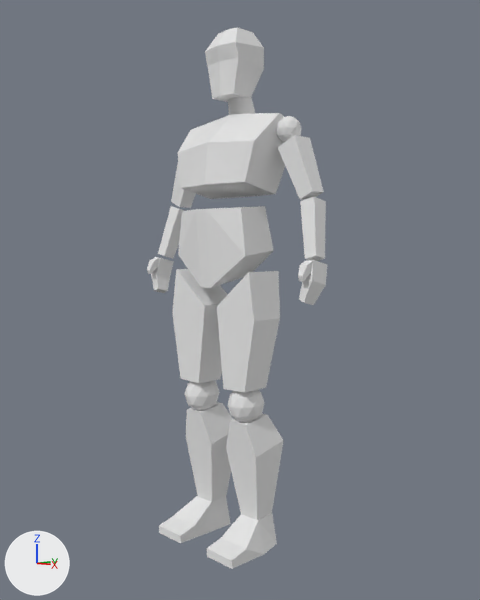
A saved change to the Blender file low_poly_person.blend.
The view is the same before and after, from a camera (50 mm lens) standing at (8.36, -7.57, 4.91) and looking at (0.56, 0.15, 4.02). Every picture has the same lights, and +X, +Y and +Z are marked at lower left.

Script lines for the objects in view, before the commit:
```python
ob_cube_010 = bpy.data.objects.new('Cube.010', me_cube_007)
ob_cube_010.location = (0.92, 0.0, 3.46)
ob_cube_010.scale = (0.34, 0.34, 0.815)
ob_cube_011 = bpy.data.objects.new('Cube.011', me_cube_008)
ob_cube_011.location = (0.92, 0.13, 1.31)
ob_cube_011.rotation_euler = (0.154, 0.0, 0.0)  # degrees (8.8, 0, 0)
ob_cube_011.scale = (0.254, 0.254, 0.815)
ob_cube_012 = bpy.data.objects.new('Cube.012', me_cube_012)
ob_cube_012.location = (0.93, 0.09, 0.19)
ob_cube_012.scale = (0.23, 0.323, 0.23)
ob_cube_014 = bpy.data.objects.new('Cube.014', me_cube_014)
ob_cube_014.location = (0.37, 0.0, 6.32)
ob_cube_014.scale = (0.683, 0.683, 0.683)
ob_cube_015 = bpy.data.objects.new('Cube.015', me_cube_015)
ob_cube_015.location = (1.73, 0.33, 6.07)
ob_cube_015.rotation_euler = (0.0, -0.412, 0.0)  # degrees (0, -24, 0)
ob_cube_015.scale = (0.172, 0.169, 0.452)
ob_cube_016 = bpy.data.objects.new('Cube.016', me_cube_016)
ob_cube_016.location = (2.03, 0.24, 5.15)
ob_cube_016.rotation_euler = (-0.237, -0.227, 0.0543)  # degrees (-14, -13, 3.1)
ob_cube_016.scale = (0.172, 0.181, 0.452)
ob_cube_017 = bpy.data.objects.new('Cube.017', me_cube_017)
ob_cube_017.location = (2.18, 0.09, 4.51)
ob_cube_017.rotation_euler = (-0.229, -0.0957, 0.00856)  # degrees (-13, -5.5, 0.5)
ob_cube_017.scale = (0.0848, 0.105, 0.154)
ob_cube_019 = bpy.data.objects.new('Cube.019', me_cube_019)
ob_cube_019.location = (0.38, 0.23, 7.84)
ob_cube_019.scale = (0.361, 0.361, 0.514)
ob_icosphere_002 = bpy.data.objects.new('Icosphere.002', me_icosphere_002)
ob_icosphere_002.location = (0.91, -0.06, 2.37)
ob_icosphere_002.scale = (0.272, 0.324, 0.324)
# also in view: 'Cube.013' at (0.35, -0.03, 4.88)
```
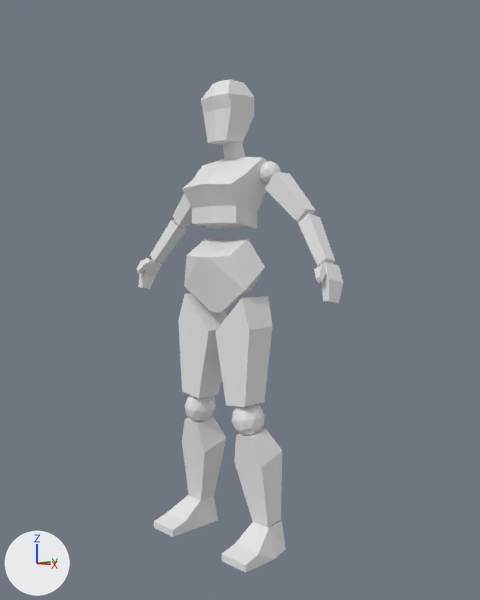
Commit message: Finished the block design of the woman.

Boxes [x1, y1, x2, y2] around the edits, measured in the pictures (480 x 600 px):
'Cube.010', reshaped, moved, turned, rescaled
    before: [172, 269, 280, 393]
    after: [178, 293, 273, 407]
'Cube.014', reshaped, moved, turned, rescaled
    before: [178, 113, 285, 199]
    after: [182, 157, 268, 230]
'Cube.011', reshaped, moved, turned, rescaled
    before: [186, 402, 284, 520]
    after: [182, 416, 282, 527]
'Cube.013', reshaped, moved, turned, rescaled
    before: [178, 206, 274, 288]
    after: [184, 237, 265, 312]
'Cube.019', moved, rescaled (10% narrower, 12% shorter)
    before: [205, 27, 264, 102]
    after: [201, 79, 254, 145]
'Cube.012', reshaped, moved, rescaled, turned
    before: [159, 496, 277, 569]
    after: [154, 495, 286, 573]
'Cube.015', reshaped, moved, turned, rescaled
    before: [171, 135, 324, 208]
    after: [173, 172, 315, 226]
'Cube.016', reshaped, moved, turned, rescaled
    before: [158, 197, 326, 261]
    after: [150, 213, 335, 266]
'Icosphere.002', reshaped, moved, turned, rescaled
    before: [185, 381, 264, 423]
    after: [185, 395, 265, 436]
'Cube.017', reshaped, moved, turned, rescaled
    before: [151, 257, 327, 305]
    after: [138, 258, 343, 304]
'Icosphere.003', reshaped, moved, turned, rescaled
    before: [276, 116, 301, 142]
    after: [259, 161, 281, 184]
'Cube.018', reshaped, moved, turned, rescaled
    before: [147, 258, 313, 282]
    after: [137, 259, 327, 283]
part 1 of me_cube_014, built on
    before: [178, 113, 285, 199]
    after: [182, 158, 268, 230]

Edits to the bpy script that builds the scene:
```text
Change me_cube_013:
    used by ob_cube_013; location = (0.35, 0.0, 4.83); scale = (0.611, 0.611, 0.611)
    remove me_cube_013.from_pydata(...)  # 12 vertices, 9 faces; spans x 0.0..1.32, y -0.85..0.74, z -0.98..1.15
    add me_cube_013.from_pydata(...)  # 12 vertices, 9 faces; spans x 0.0..1.42, y -0.95..0.79, z -0.95..1.16
    me_cube_013 part 2: 12 of 12 vertices moved; they spanned x 0.0..1.32, y -0.85..0.74, z -0.98..1.15 and now span x 0.0..1.42, y -0.95..0.79, z -0.95..1.16; mean shift (-0.01, -0.14, -0.04); largest move (1.16, -0.52, 1.08) -> (1.0, -0.73, 0.86)
Change me_cube_014:
    used by ob_cube_014; location = (0.37, 0.0, 6.32); scale = (0.683, 0.683, 0.683)
    remove me_cube_014.from_pydata(...)  # 12 vertices, 8 faces; spans x 0.0..1.53, y -0.68..1.03, z -0.87..1.07
    add me_cube_014.from_pydata(...)  # 20 vertices, 15 faces; spans x 0.0..1.53, y -1.07..0.99, z -1.43..1.07
    me_cube_014 part 1
    2 vertices are removed from x 0.0..1.12, y -0.68..-0.47, z -0.65
    4 faces are deleted
    2 vertices move from x 0.0..1.53, y 0.86..1.03, z 0.65..0.84 to x 0.0..1.53, y 0.82..0.99, z 0.69..0.87
    10 vertices are added at x 0.0..1.22, y -1.07..0.73, z -1.43..-0.11
    11 new faces join them
Change ob_cube_010:
    ob_cube_010.location: (0.92, 0.0, 3.46) -> (0.86, -0.01, 3.12)
    ob_cube_010.rotation_euler: (0.0, 0.0, 0.0) -> (0.0, -0.0952, 0.0)  # degrees (0, 0, 0) -> degrees (0, -5.5, 0)
    ob_cube_010.scale: (0.34, 0.34, 0.815) -> (0.308, 0.308, 0.737)
Change ob_cube_011:
    ob_cube_011.location: (0.92, 0.13, 1.31) -> (1.1, 0.11, 1.18)
    ob_cube_011.rotation_euler: (0.154, 0.0, 0.0) -> (0.154, -0.111, 0.0)  # degrees (8.8, 0, 0) -> degrees (8.8, -6.4, 0)
    ob_cube_011.scale: (0.254, 0.254, 0.815) -> (0.23, 0.23, 0.737)
Change ob_icosphere_002:
    ob_icosphere_002.location: (0.91, -0.06, 2.37) -> (0.96, -0.06, 2.14)
    ob_icosphere_002.rotation_euler: (0.0, 0.0, 0.0) -> (0.0, -0.195, 0.0)  # degrees (0, 0, 0) -> degrees (0, -11, 0)
    ob_icosphere_002.scale: (0.272, 0.324, 0.324) -> (0.246, 0.293, 0.293)
Change ob_cube_012:
    ob_cube_012.location: (0.93, 0.09, 0.19) -> (1.19, 0.08, 0.17)
    ob_cube_012.scale: (0.23, 0.323, 0.23) -> (0.208, 0.292, 0.208)
Change ob_cube_013:
    ob_cube_013.location: (0.35, 0.0, 4.83) -> (0.36, 0.05, 4.41)
    ob_cube_013.rotation_euler: (0.0, 0.0, 0.0) -> (0.27, 0.0, 0.0)  # degrees (0, 0, 0) -> degrees (15, 0, 0)
    ob_cube_013.scale: (0.611, 0.611, 0.611) -> (0.516, 0.45, 0.516)
Change ob_cube_014:
    ob_cube_014.location: (0.37, 0.0, 6.32) -> (0.37, -0.01, 5.88)
    ob_cube_014.rotation_euler: (0.0, 0.0, 0.0) -> (-0.101, 0.0, 0.0)  # degrees (0, 0, 0) -> degrees (-5.8, 0, 0)
    ob_cube_014.scale: (0.683, 0.683, 0.683) -> (0.471, 0.471, 0.471)
Change ob_icosphere_003:
    ob_icosphere_003.location: (1.44, 0.32, 6.69) -> (1.1, 0.27, 6.05)
    ob_icosphere_003.scale: (0.209, 0.209, 0.209) -> (0.189, 0.189, 0.189)
Change ob_cube_015:
    ob_cube_015.location: (1.73, 0.33, 6.07) -> (1.56, 0.27, 5.64)
    ob_cube_015.rotation_euler: (0.0, -0.412, 0.0) -> (0.0, -0.815, 0.0)  # degrees (0, -24, 0) -> degrees (0, -47, 0)
    ob_cube_015.scale: (0.172, 0.169, 0.452) -> (0.155, 0.153, 0.409)
Change ob_cube_016:
    ob_cube_016.location: (2.03, 0.24, 5.15) -> (2.14, 0.19, 4.97)
    ob_cube_016.rotation_euler: (-0.237, -0.227, 0.0543) -> (-0.263, -0.629, 0.0654)  # degrees (-14, -13, 3.1) -> degrees (-15, -36, 3.7)
    ob_cube_016.scale: (0.172, 0.181, 0.452) -> (0.155, 0.164, 0.409)
Change ob_cube_017:
    ob_cube_017.location: (2.18, 0.09, 4.51) -> (2.49, 0.06, 4.5)
    ob_cube_017.rotation_euler: (-0.229, -0.0957, 0.00856) -> (-0.233, -0.498, 0.0097)  # degrees (-13, -5.5, 0.5) -> degrees (-13, -29, 0.6)
    ob_cube_017.scale: (0.0848, 0.105, 0.154) -> (0.0767, 0.0952, 0.14)
Change ob_cube_018:
    ob_cube_018.location: (2.17, -0.06, 4.6) -> (2.45, -0.08, 4.57)
    ob_cube_018.rotation_euler: (0.395, 0.0, 0.0) -> (0.395, -0.403, 0.0)  # degrees (23, 0, 0) -> degrees (23, -23, 0)
    ob_cube_018.scale: (0.0723, 0.0723, 0.0723) -> (0.0654, 0.0654, 0.0654)
Change ob_cube_019:
    ob_cube_019.location: (0.38, 0.23, 7.84) -> (0.38, 0.07, 7.07)
    ob_cube_019.scale: (0.361, 0.361, 0.514) -> (0.326, 0.326, 0.465)
```
